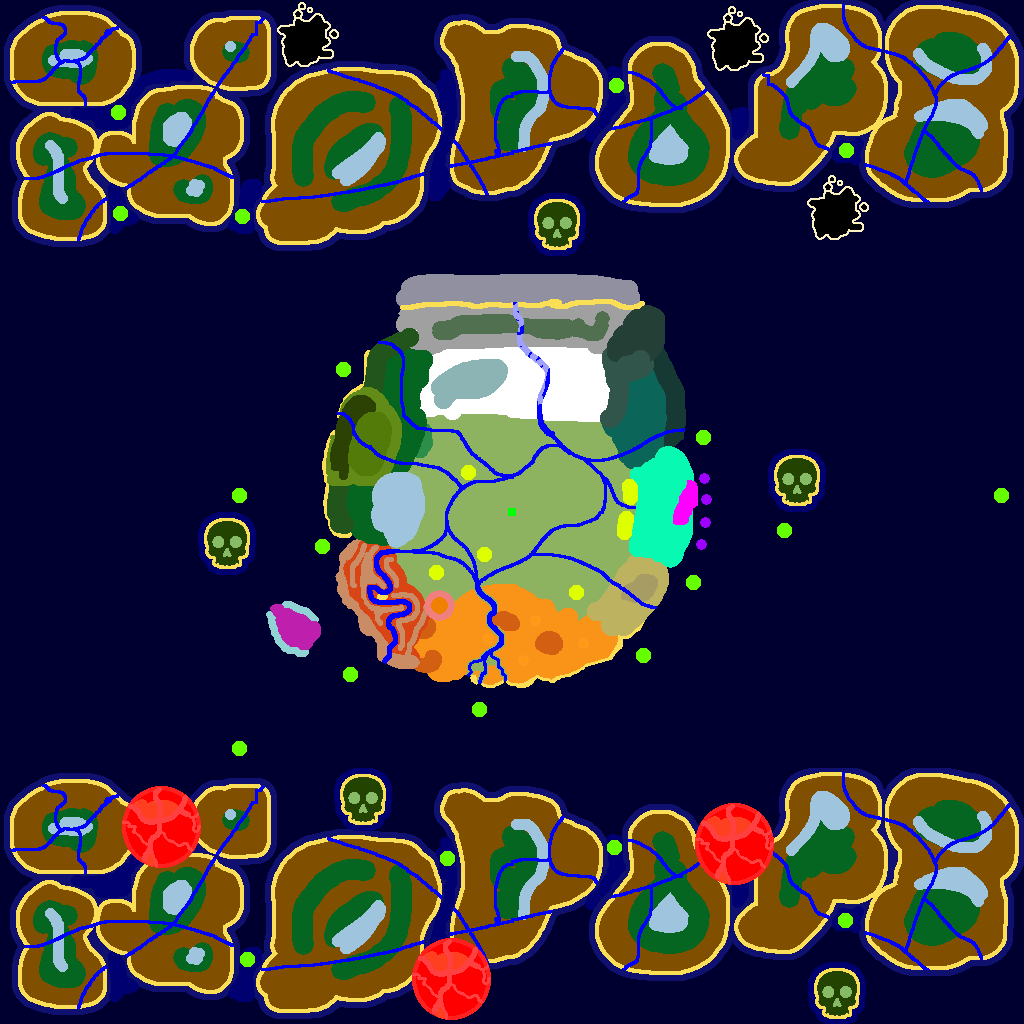
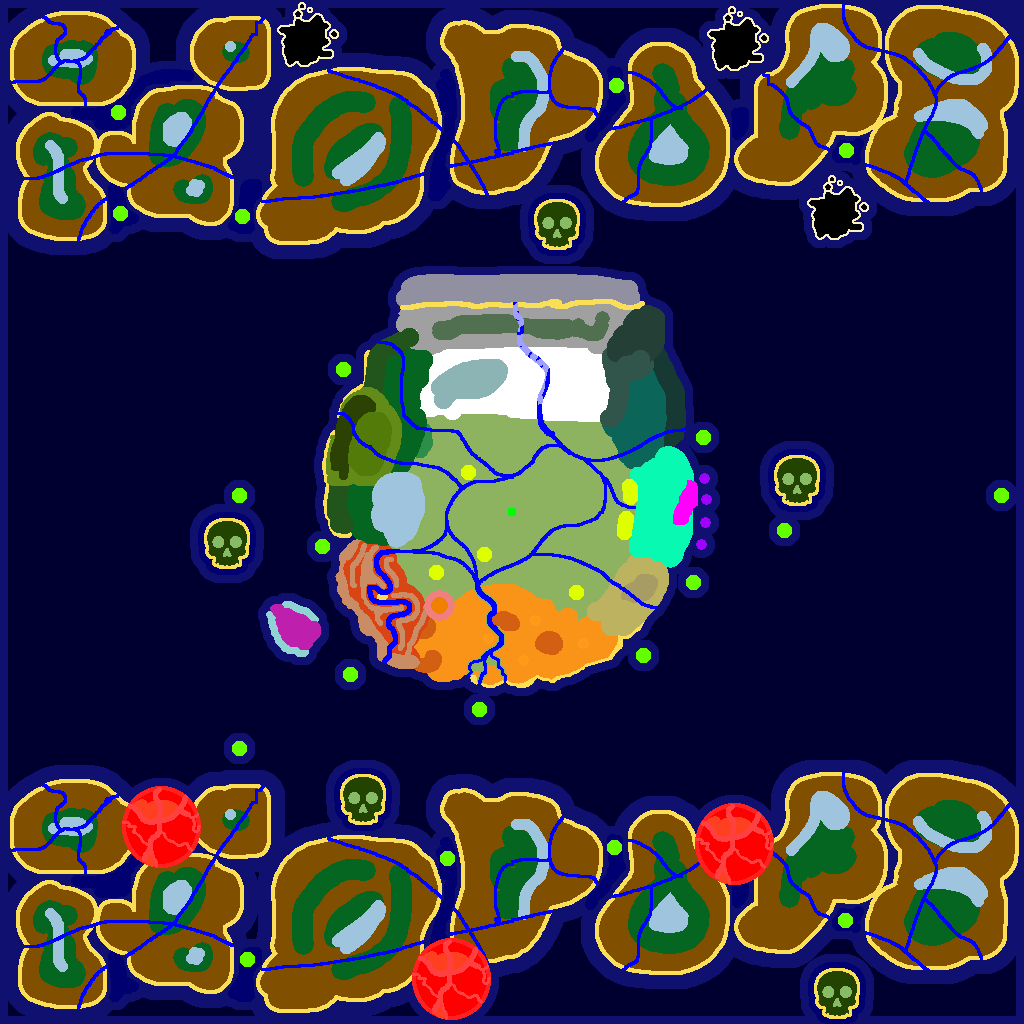
Before/after of a w=1024, h=1024 layered artwork. What changed in the layer stack:
added layer "Ocean2" above "DeepOcean" over box(0, 0, 1024, 1024)
